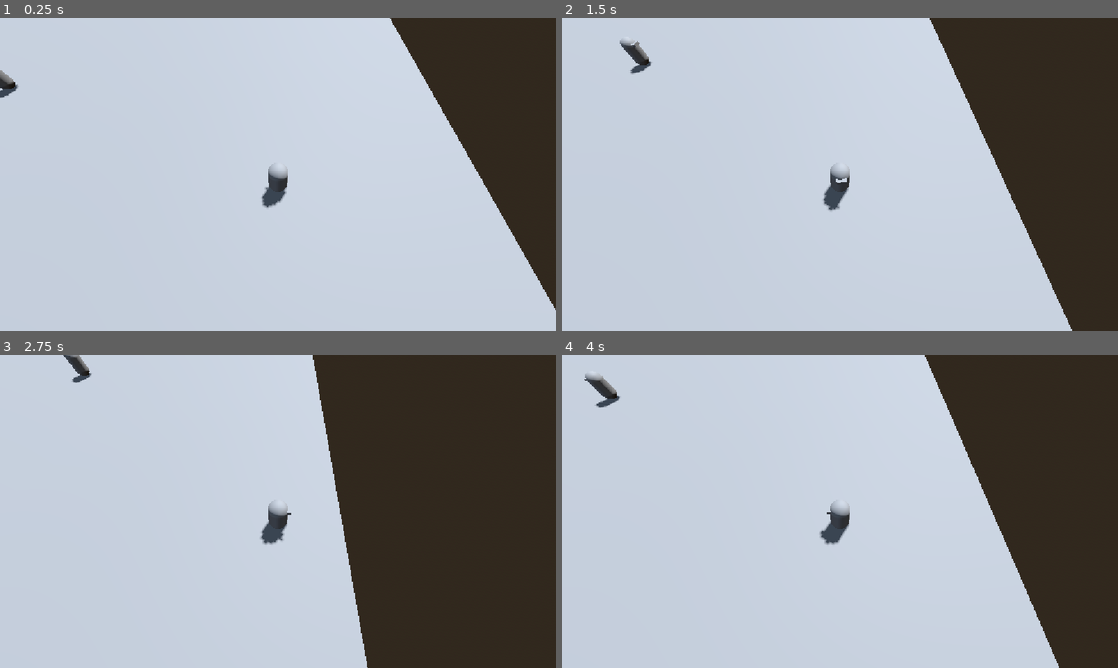
Above: before the commit, frames 1-4 (two rows, left to right).
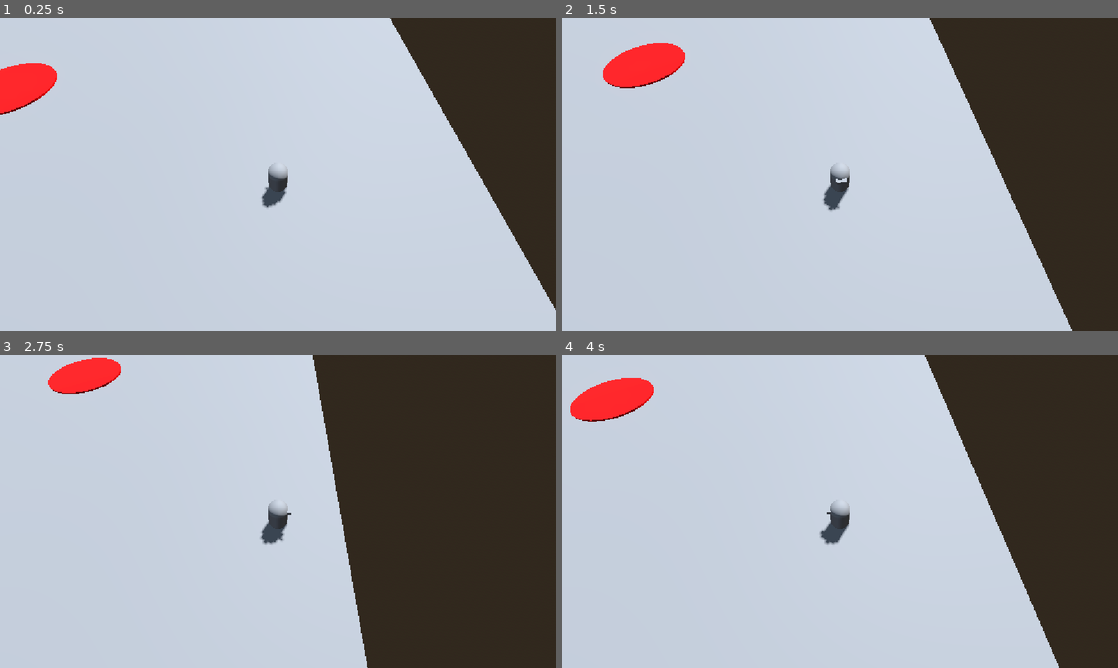
Above: after the commit, the same moments.

Repository: PHS-TSA/VideoGame2027
Game: Godot game, scene res://environment.tscn
Two runs of this game, one before a commit and one after it. Both use one fixed random seed, a clock stepped at 60 frames per second and the inputs below.
Inputs:
- Up to frame 1 (0.25 s): no input
- Up to frame 2 (1.5 s): tap Enter (ui_accept) at 0.5, 0.77 s; hold Right (ui_right) 0.53-1.28 s; hold C (Crouch) 0.53-1.28 s; hold Down (ui_down) from 1.28 s (still down); tap R (roll) at 1.35 s
- Up to frame 3 (2.75 s): tap Enter (ui_accept) at 1.52 s; release Down (ui_down) at 2.03 s; hold Right (ui_right) from 2.03 s (still down); hold Shift (shift) from 2.03 s (still down)
- Up to frame 4 (4 s): release Right (ui_right) at 2.78 s; release Shift (shift) at 2.78 s; hold Up (ui_up) 2.78-3.53 s; tap C (Crouch) at 2.85 s; tap Enter (ui_accept) at 3.02, 3.77 s; hold Left (ui_left) from 3.53 s (still down); tap R (roll) at 3.6 s

The runs differ from the first frame. In frame 1, 1.2% of the frame differs, in the area x 0-11%, y 14-31%; in frame 2, 1.6%, in the area x 7-23%, y 7-23%; in frame 3, 1.2%; in frame 4, 1.6%.

Commit message:
camera enemy added

Diff:
--- /dev/null
+++ b/Global.gd
@@ -0,0 +1,12 @@
+extends Node
+
+var detectable = false
+
+# Called when the node enters the scene tree for the first time.
+func _ready() -> void:
+	pass # Replace with function body.
+
+
+# Called every frame. 'delta' is the elapsed time since the previous frame.
+func _process(delta: float) -> void:
+	pass
--- a/basicEnemy.gd
+++ b/basicEnemy.gd
@@ -11,11 +11,11 @@
 
 	if isForward == true:
 		velocity.x = Vector3.RIGHT.x * SPEED
-		$MeshInstance3D.rotation.y = lerp_angle($MeshInstance3D.rotation.y, atan2(Vector3.LEFT.x, 0), 10.0 * delta)
+		#$MeshInstance3D.rotation.y = lerp_angle($MeshInstance3D.rotation.y, atan2(Vector3.LEFT.x, 0), 10.0 * delta)
 		direction_timer.start
 	else:
 		velocity.x = Vector3.LEFT.x * SPEED
-		$MeshInstance3D.rotation.y = lerp_angle($MeshInstance3D.rotation.y, atan2(Vector3.RIGHT.x, 0), 10.0 * delta)
+		#$MeshInstance3D.rotation.y = lerp_angle($MeshInstance3D.rotation.y, atan2(Vector3.RIGHT.x, 0), 10.0 * delta)
 		direction_timer.start
 
 
@@ -24,3 +24,7 @@
 
 func _on_timer_timeout() -> void:
 	isForward = not isForward
+
+
+func _on_area_3d_body_entered(body: Node3D) -> void:
+	Global.detectable = true
--- a/basicEnemy.tscn
+++ b/basicEnemy.tscn
@@ -2,28 +2,55 @@
 
 [ext_resource type="Script" uid="uid://b7l2bxoi7y0dh" path="res://basicEnemy.gd" id="1_i4a7s"]
 
-[sub_resource type="CapsuleShape3D" id="CapsuleShape3D_gqquq"]
+[sub_resource type="CylinderShape3D" id="CylinderShape3D_22deh"]
+height = 10.0
+radius = 3.0
 
-[sub_resource type="CapsuleMesh" id="CapsuleMesh_tt7e2"]
+[sub_resource type="CylinderShape3D" id="CylinderShape3D_2teex"]
+height = 10.0
+radius = 3.0
 
-[sub_resource type="BoxMesh" id="BoxMesh_s7bn3"]
-size = Vector3(0.5, 0.2, 0.5)
+[sub_resource type="StandardMaterial3D" id="StandardMaterial3D_kkes7"]
+albedo_color = Color(1, 0, 0, 1)
+
+[sub_resource type="StandardMaterial3D" id="StandardMaterial3D_i4a7s"]
+
+[sub_resource type="CylinderMesh" id="CylinderMesh_22deh"]
+material = SubResource("StandardMaterial3D_i4a7s")
+top_radius = 3.0
+bottom_radius = 3.0
+height = 0.1
 
 [node name="CharacterBody3D" type="CharacterBody3D" unique_id=1330200711]
+collision_layer = 4
 script = ExtResource("1_i4a7s")
 
+[node name="Area3D" type="Area3D" parent="." unique_id=903261239]
+transform = Transform3D(1, 0, 0, 0, 1, 0, 0, 0, 1, 0, -0.28654864, 0)
+collision_layer = 4
+collision_mask = 2
+
+[node name="CollisionShape3D" type="CollisionShape3D" parent="Area3D" unique_id=994809918]
+transform = Transform3D(1, 0, 0, 0, 1, 0, 0, 0, 1, 0, 5.0664806, 0)
+shape = SubResource("CylinderShape3D_22deh")
+debug_color = Color(0, 0.6, 0.69803923, 0)
+debug_fill = false
+
 [node name="CollisionShape3D" type="CollisionShape3D" parent="." unique_id=660693852]
-shape = SubResource("CapsuleShape3D_gqquq")
+transform = Transform3D(1, 0, 0, 0, 1, 0, 0, 0, 1, 0, 4.75794, 0)
+shape = SubResource("CylinderShape3D_2teex")
+debug_color = Color(0, 0.6, 0.69803923, 0)
+debug_fill = false
 
 [node name="MeshInstance3D" type="MeshInstance3D" parent="." unique_id=1260472217]
-mesh = SubResource("CapsuleMesh_tt7e2")
-
-[node name="MeshInstance3D" type="MeshInstance3D" parent="MeshInstance3D" unique_id=332724321]
-transform = Transform3D(1, 0, 0, 0, 1, 0, 0, 0, 1, 0.014938951, 0.5650327, -0.36015916)
-mesh = SubResource("BoxMesh_s7bn3")
+transform = Transform3D(1, 0, 0, 0, 1, 0, 0, 0, 1, 0, -0.28654864, 0)
+material_override = SubResource("StandardMaterial3D_kkes7")
+transparency = 0.75
+mesh = SubResource("CylinderMesh_22deh")
 
 [node name="DirectionTimer" type="Timer" parent="." unique_id=298586781]
 wait_time = 2.5
 autostart = true
 
+[connection signal="body_entered" from="Area3D" to="." method="_on_area_3d_body_entered"]
 [connection signal="timeout" from="DirectionTimer" to="." method="_on_timer_timeout"]
--- a/environment.tscn
+++ b/environment.tscn
@@ -36,7 +36,8 @@
 collision_layer = 2
 
 [node name="basicEnemy" parent="." unique_id=1330200711 instance=ExtResource("2_7b2gm")]
-transform = Transform3D(1, 0, 0, 0, 1, 0, 0, 0, 1, -7.6014833, 1.0185661, -8.244236)
+transform = Transform3D(1, 0, 0, 0, 1, 0, 0, 0, 1, -7.6014833, 0.35357356, -8.244236)
+collision_priority = 0.0
 
 [node name="followingEnemy" parent="." unique_id=2096311272 node_paths=PackedStringArray("player") instance=ExtResource("3_wetts")]
 transform = Transform3D(1, 0, 0, 0, 1, 0, 0, 0, 1, -12.397759, 0.99138117, 0)
--- a/followingEnemy.gd
+++ b/followingEnemy.gd
@@ -20,10 +20,13 @@
 
 	var distance = global_position.distance_to(player.global_position)
 
-	if distance < 5:
+	if Global.detectable == true:
 		isFollowing = true
-	elif distance > 10:
-		isFollowing = false
+	else:
+		if distance < 5:
+			isFollowing = true
+		elif distance > 10:
+			isFollowing = false
 
 	if isInitalPositionRecorded == false:
 		init_position = global_position
@@ -46,7 +49,6 @@
 			velocity.z = 0
 			velocity.x = 0
 			$MeshInstance3D.rotation = Vector3.ZERO #reset to original position
-			print("at inital")
 		else:
 			#if isCurrentPositionRecorded == false:
 				#current_position = global_position
--- a/followingEnemy.tscn
+++ b/followingEnemy.tscn
@@ -10,6 +10,7 @@
 size = Vector3(0.5, 0.2, 0.5)
 
 [node name="CharacterBody3D" type="CharacterBody3D" unique_id=1330200711]
+collision_layer = 8
 script = ExtResource("1_0vqkd")
 
 [node name="CollisionShape3D" type="CollisionShape3D" parent="." unique_id=660693852]
--- a/player.gd
+++ b/player.gd
@@ -17,6 +17,7 @@
 
 @onready var dodge_timer = $DodgeTimer
 @onready var dodge_cooldown = $DodgeCooldown
+@onready var detectable_timer = $DetectableTimer
 
 func start_dodge(dir: Vector3):
 	is_dodging = true
@@ -33,6 +34,10 @@
 
 func _physics_process(delta: float) -> void:
 	# Add the gravity.
+	if Global.detectable == true and detectable_timer.is_stopped():
+		detectable_timer.start(5)
+		print("detectable Timer started")
+
 	if not is_on_floor():
 		velocity += get_gravity() * delta
 
@@ -74,3 +79,9 @@
 
 func _on_dodge_cooldown_timeout() -> void:
 	is_cooldown = false
+
+
+
+func _on_detectable_timer_timeout() -> void:
+	Global.detectable = false
+	print("detectable timer finished")
--- a/player.tscn
+++ b/player.tscn
@@ -29,5 +29,9 @@
 
 [node name="DodgeCooldown" type="Timer" parent="." unique_id=113320847]
 
+[node name="DetectableTimer" type="Timer" parent="." unique_id=1447342198]
+one_shot = true
+
 [connection signal="timeout" from="DodgeTimer" to="." method="_on_timer_timeout"]
 [connection signal="timeout" from="DodgeCooldown" to="." method="_on_dodge_cooldown_timeout"]
+[connection signal="timeout" from="DetectableTimer" to="." method="_on_detectable_timer_timeout"]
--- a/project.godot
+++ b/project.godot
@@ -14,6 +14,10 @@
 run/main_scene="uid://c8smejbdyq78o"
 config/features=PackedStringArray("4.7", "Forward Plus")
 config/icon="res://icon.svg"
+
+[autoload]
+
+Global="*uid://d1ue4d6ceqvtv"
 
 [display]
 
@@ -41,7 +45,9 @@
 [layer_names]
 
 3d_physics/layer_1="Environment "
-3d_physics/layer_2="Player\\"
+3d_physics/layer_2="Player"
+3d_physics/layer_3="Camera"
+3d_physics/layer_4="Enemy"
 
 [physics]
 
Not shown, added: Global.gd.uid
